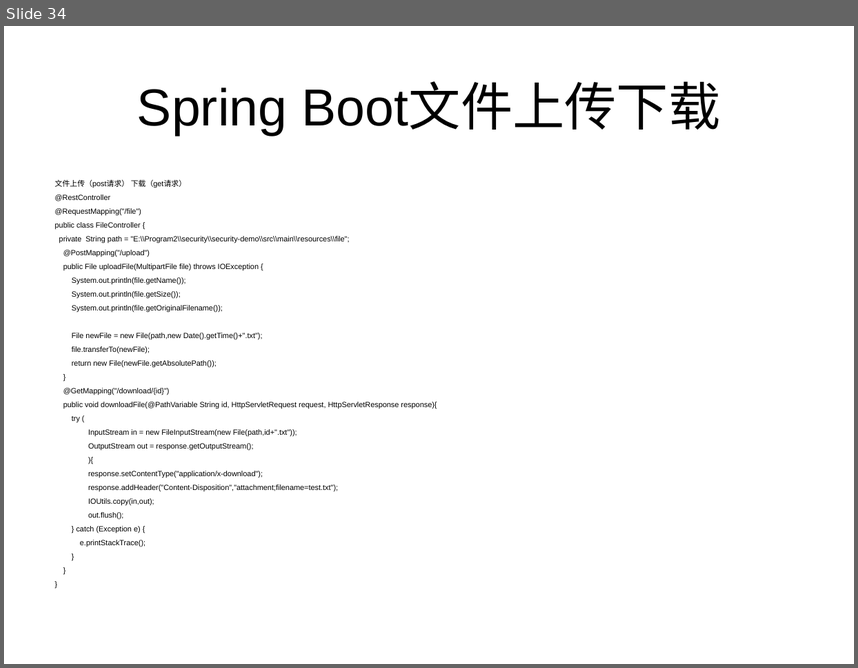
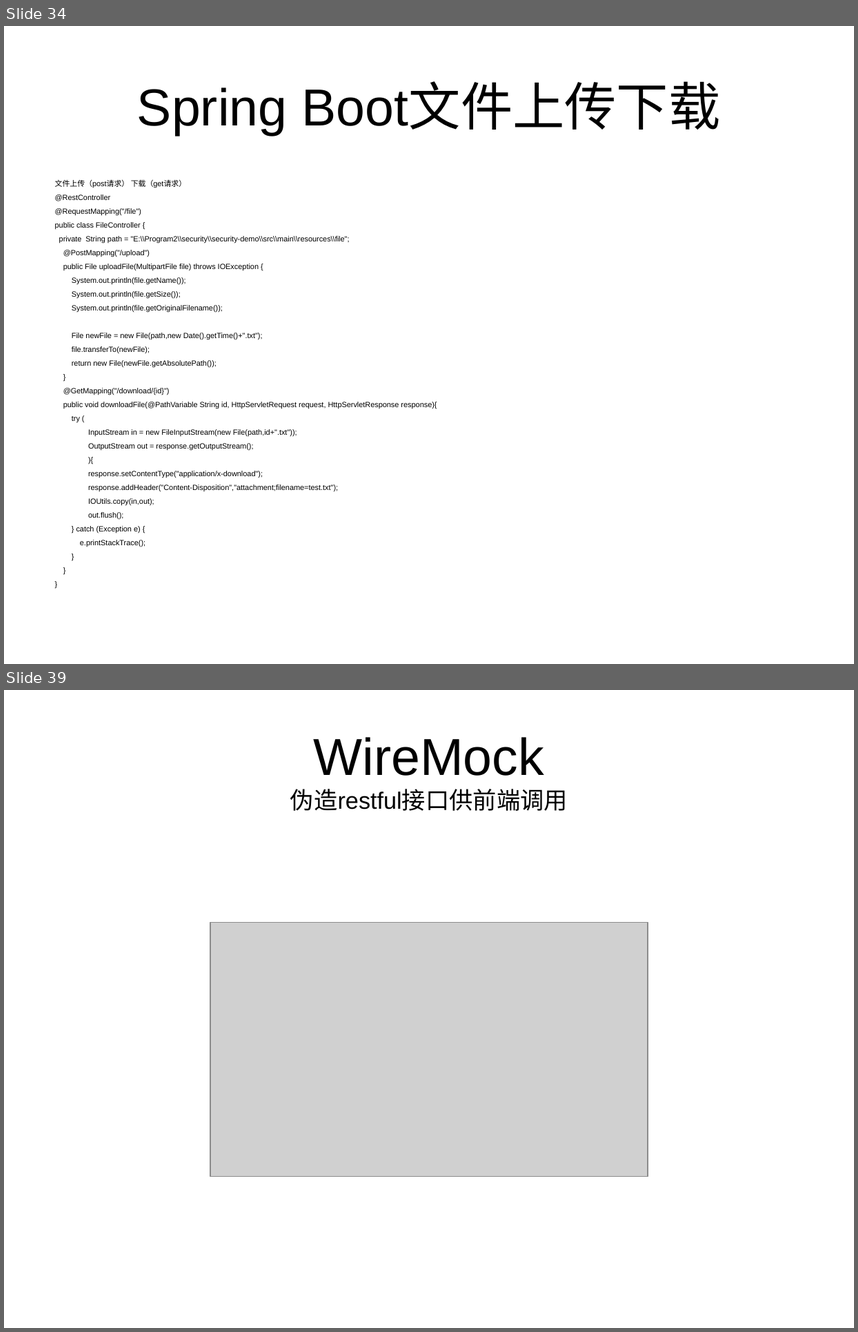
Before and after one commit to HangStarLi/Spring-Security, a slide deck: SpringSecurity.ppt. Shown one above the other, each under a label of ours: slide 34 before the commit, slides 34 and 39 after it; the slides between them are not shown. The pictures are 858x668 and 858x1332 pixels, drawn with LibreOffice and Linux fonts; fonts in the diff are those of the drawing; grey boxes stand for pictures. Boxes give left, top, right and bottom in pixels: in the first picture for what was removed or moved away, otherwise in the second. Text is boxed around its words. In the diff, an @@ line names an element or a change of style, - is before the commit and + after.

```diff
--- a/SpringSecurity.ppt
+++ b/SpringSecurity.ppt
@@ slide 39 added at box(4, 690, 854, 1328), background #FFFFFF @@
@@ title added at box(290, 737, 568, 811), 20 pt, text #000000 @@
+WireMock
+伪造restful接口供前端调用
@@ picture added at box(210, 922, 648, 1176) @@
```
Also in this commit, not shown: 4 other slides added, 14 other files.
